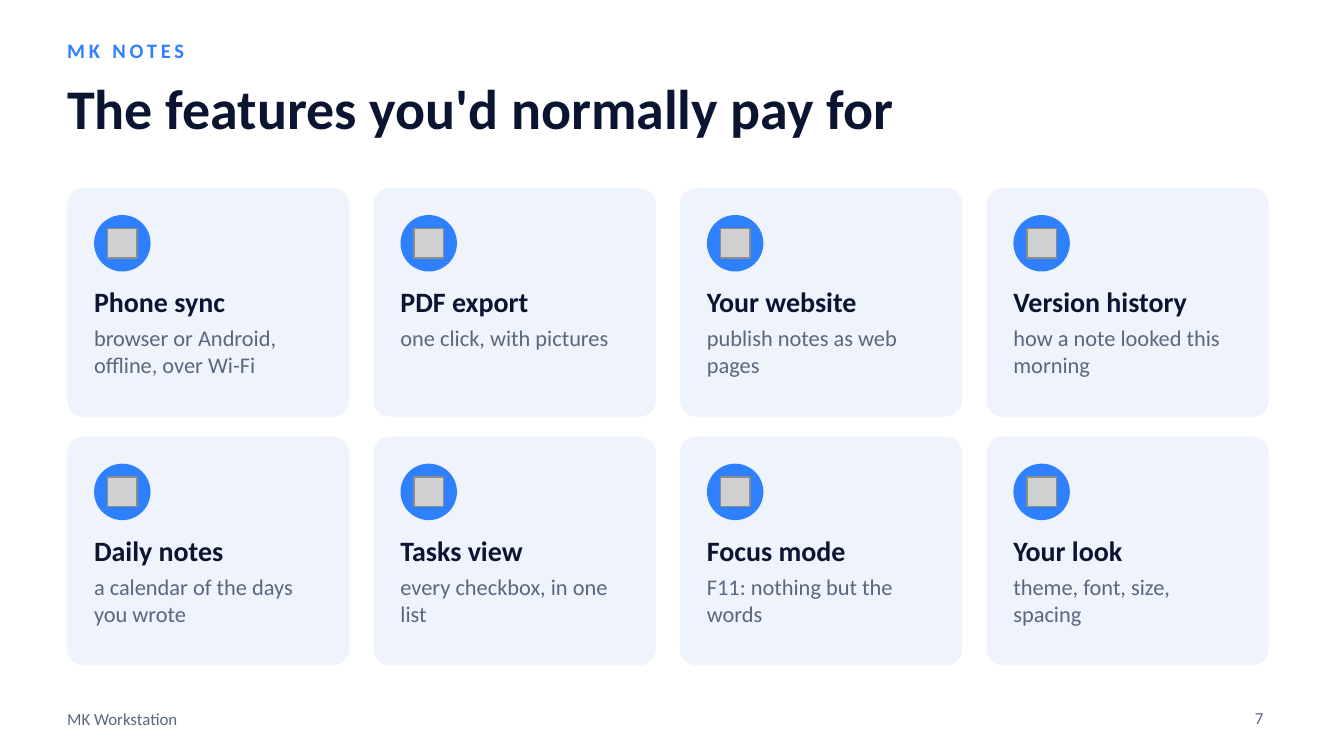
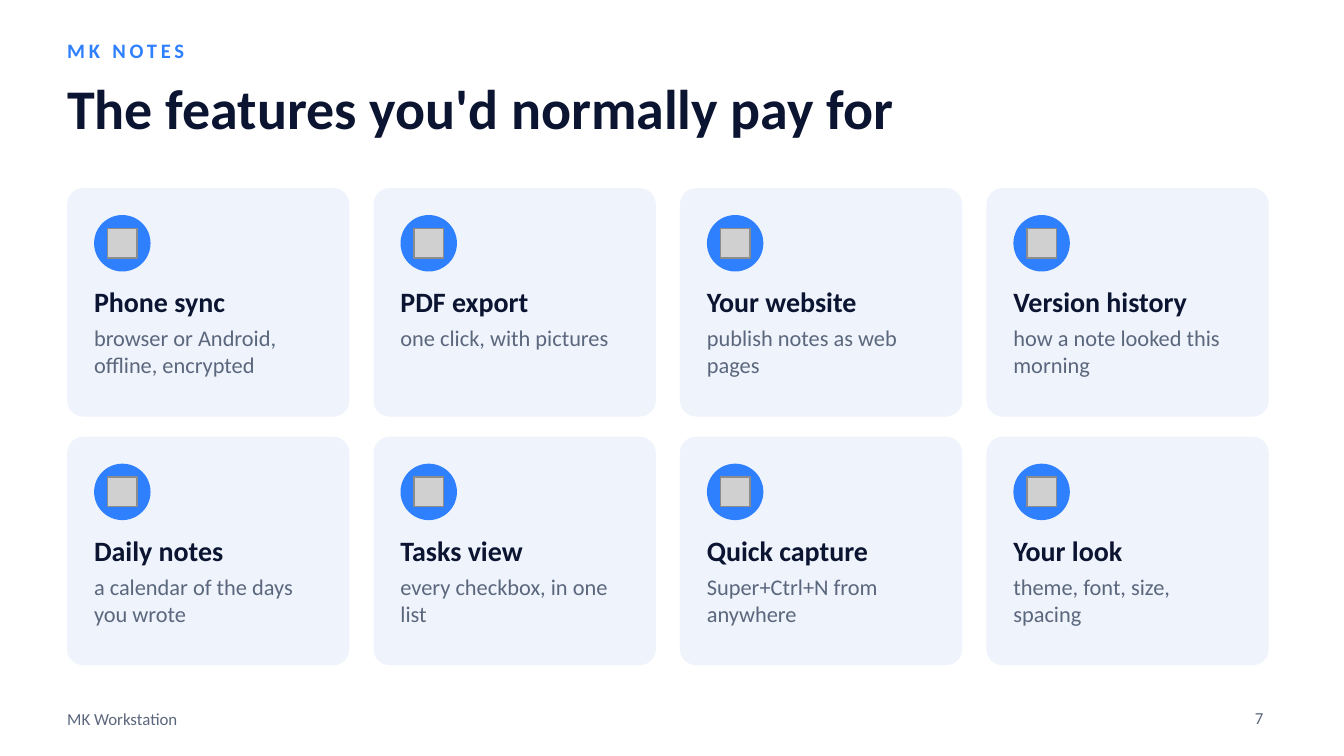
Before and after one commit to MehulK-techie/fedora-workstation-config, a slide deck: slide 7 of docs/MK-Workstation-Overview.pptx. Drawn at 1344x756 pixels with LibreOffice and Linux fonts; fonts in the diff are those of the drawing; grey boxes stand for pictures. Boxes give left, top, right and bottom in pixels: in the first picture for what was removed or moved away, otherwise in the second. Text is boxed around its words. In the diff, an @@ line names an element or a change of style, - is before the commit and + after.

```diff
--- a/docs/MK-Workstation-Overview.pptx
+++ b/docs/MK-Workstation-Overview.pptx
@@ text at <box>94,330,276,377</box>: text changed @@
-browser or Android, offline, over Wi-Fi
+browser or Android, offline, encrypted
@@ text at <box>707,541,878,626</box>: text changed @@
-Focus mode
-F11: nothing but the words
+Quick capture
+Super+Ctrl+N from anywhere
```
Also in this commit, not shown: 4 other slides changed, 13 other files.
